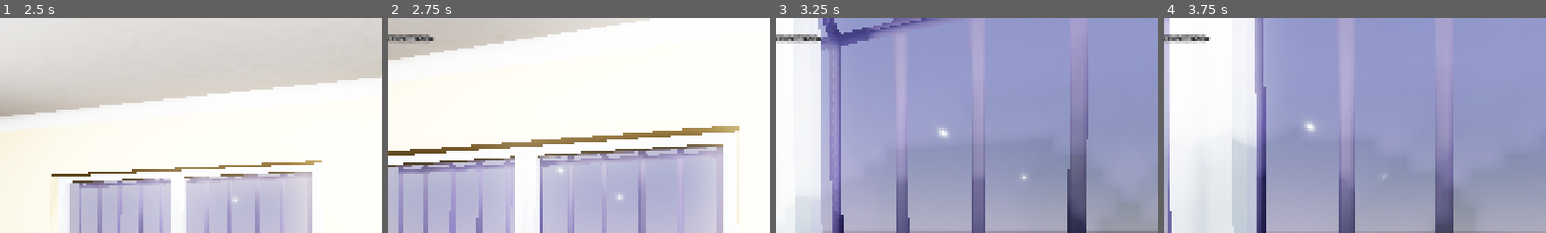
Above: before the commit, frames 1-4 (left to right).
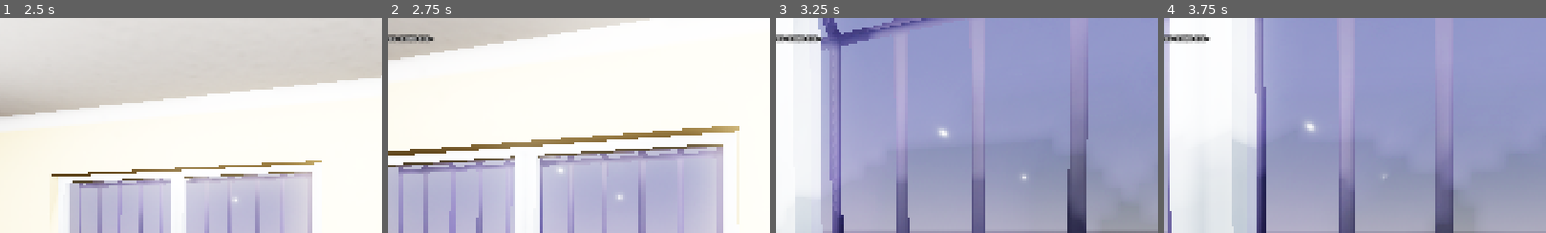
Above: after the commit, the same moments.

Repository: takanazwa5/ProjektMonopolowy
Game: Godot game, scene res://scenes/game/game.tscn
The game is run twice, just before and just after one commit, with the same random seed, the same clock (stepped at 60 frames per second) and the same inputs.
Inputs (mouse positions are % of the whole screen's width and height, from its top left):
- Up to frame 1 (2.5 s): tap Enter at 0.5 s; move the mouse to (55, 50) at 0.52 s; hold Ctrl (crouch) 0.53-1.28 s; hold W (walk_forward) from 0.53 s (still down); click (55, 50) at 0.67 s; move the mouse to (45, 50) at 1.27 s; tap G (drop_item) at 1.35 s; move the mouse to (52, 48) at 2.02 s; hold E (interact) from 2.03 s (still down)
- Up to frame 2 (2.75 s): keep holding W (walk_forward); keep holding E (interact)
- Up to frame 3 (3.25 s): keep holding W (walk_forward); move the mouse to (49, 52) at 2.77 s; release E (interact) at 2.78 s; tap Ctrl (crouch) at 2.85 s; click (49, 52) at 2.92 s
- Up to frame 4 (3.75 s): keep holding W (walk_forward); move the mouse to (57, 51) at 3.52 s; hold G (drop_item) from 3.53 s (still down)
The pictures show only the part of the screen within x 15-65%, y 0-50%; the shares and areas given below are measured in that part.

Frame 1 is identical in both runs. In frame 2, less than 0.1% of the frame differs, in the area x 2-11%, y 7-11%; in frame 3, less than 0.1%, in the area x 2-11%, y 7-12%; in frame 4, less than 0.1%.

Commit message:
Update debug_menu.gd

Diff:
--- a/autoload/debug_menu/debug_menu.gd
+++ b/autoload/debug_menu/debug_menu.gd
@@ -32,7 +32,9 @@
 func add_button(callable: Callable) -> void:
 
 	var button: Button = Button.new()
-	button.text = "%s.%s" % [callable.get_object().get_class(), callable.get_method()]
+	var script_name: StringName = callable.get_object().get_script().get_global_name()
+	if script_name.is_empty(): script_name = callable.get_object().get_class()
+	button.text = "%s.%s" % [script_name, callable.get_method()]
 	button.pressed.connect(callable)
 	buttons_container.add_child(button)
 	buttons_container.move_child(button, 0)
